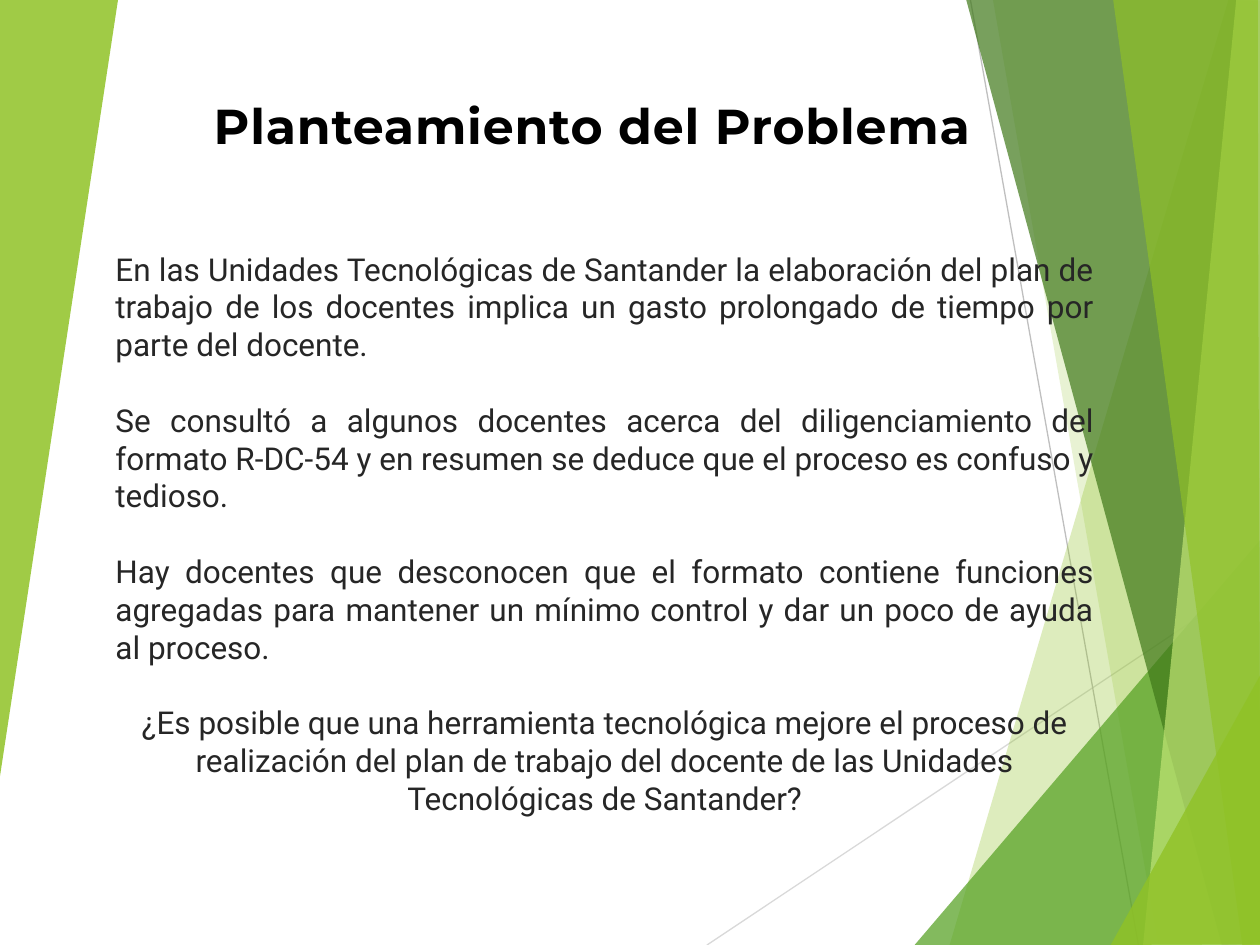
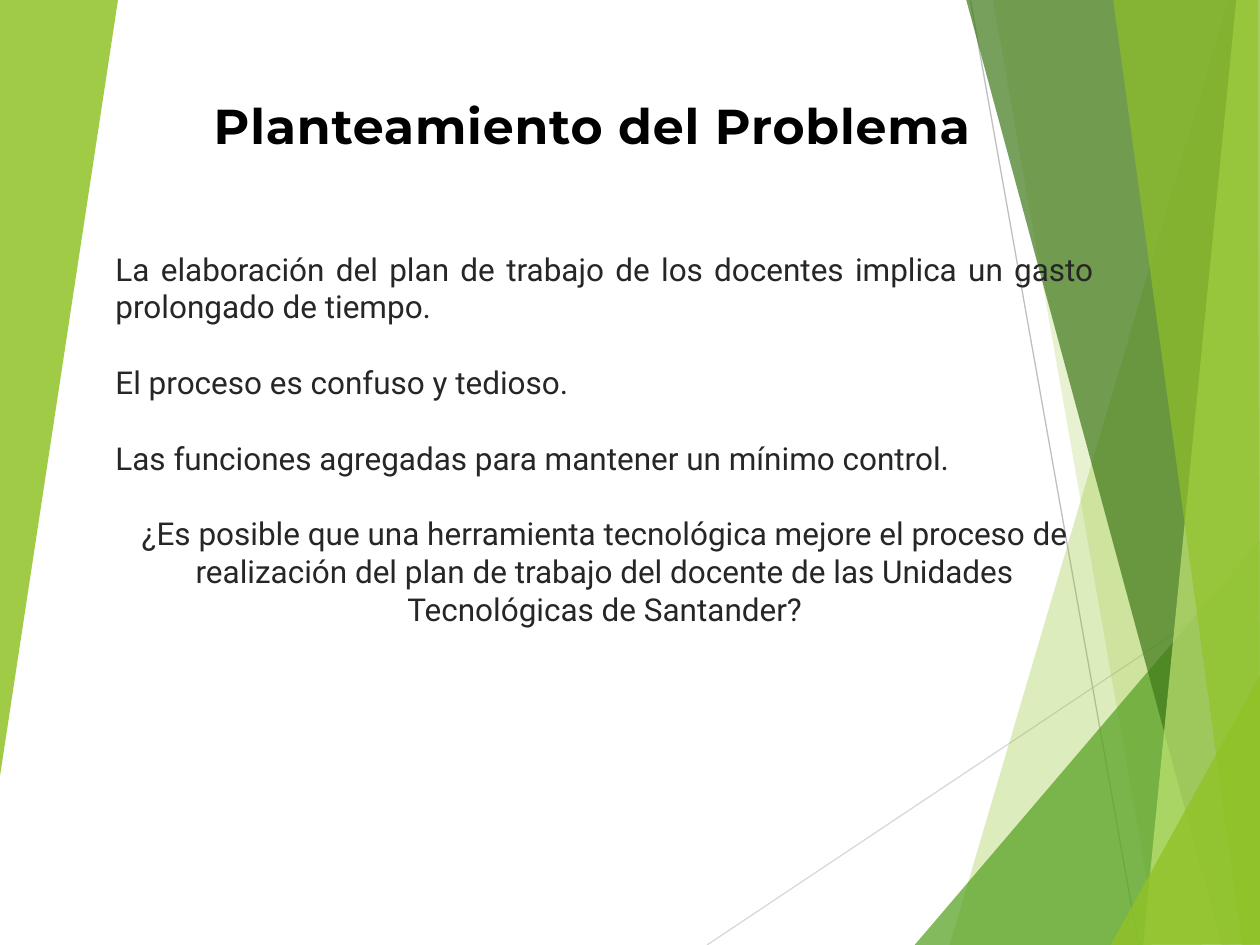
Before and after one commit to andy645jh/ProyectoGrado, a slide deck: slide 2 of extras/docs/rdc_presentacion.pptx. Drawn at 1260x945 pixels with LibreOffice and Linux fonts; fonts in the diff are those of the drawing. Boxes give left, top, right and bottom in pixels: in the first picture for what was removed or moved away, otherwise in the second. Text is boxed around its words. In the diff, an @@ line names an element or a change of style, - is before the commit and + after.

Commit message:
presentacion

```diff
--- a/extras/docs/rdc_presentacion.pptx
+++ b/extras/docs/rdc_presentacion.pptx
@@ text at [115,252,1093,477]: text changed @@
-En las Unidades Tecnológicas de Santander la elaboración del plan de trabajo de los docentes implica un gasto prolongado de tiempo por parte del docente.
-Se consultó a algunos docentes acerca del diligenciamiento del formato R-DC-54 y en resumen se deduce que el proceso es confuso y tedioso.
-Hay docentes que desconocen que el formato contiene funciones agregadas para mantener un mínimo control y dar un poco de ayuda al proceso.
+La elaboración del plan de trabajo de los docentes implica un gasto prolongado de tiempo.
+El proceso es confuso y tedioso.
+Las funciones agregadas para mantener un mínimo control.
```
Also in this commit, not shown: 7 other slides changed.
